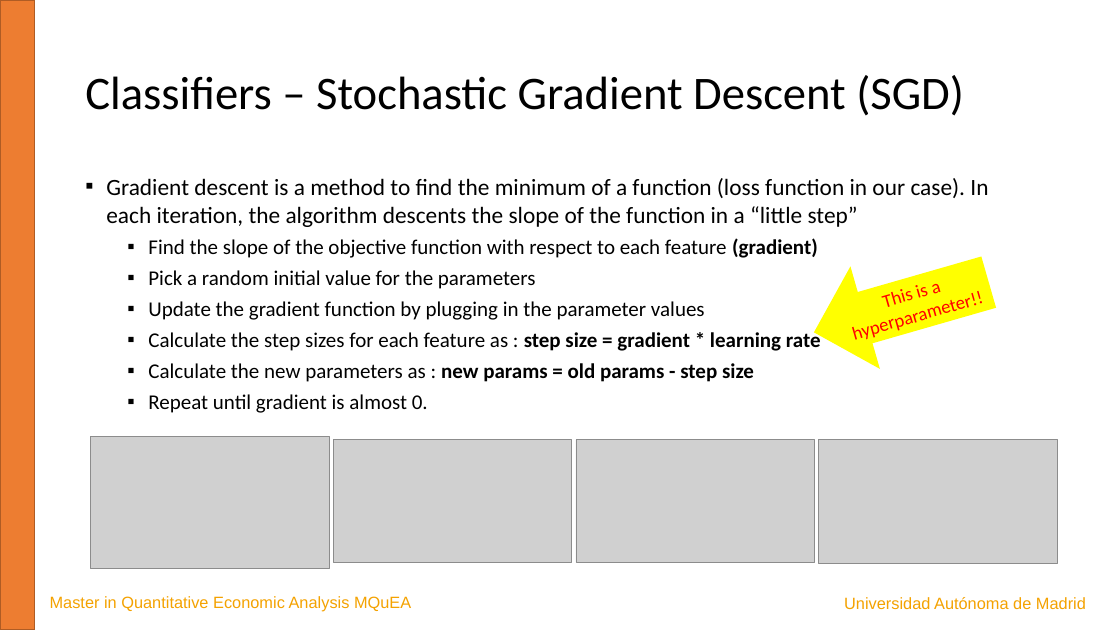
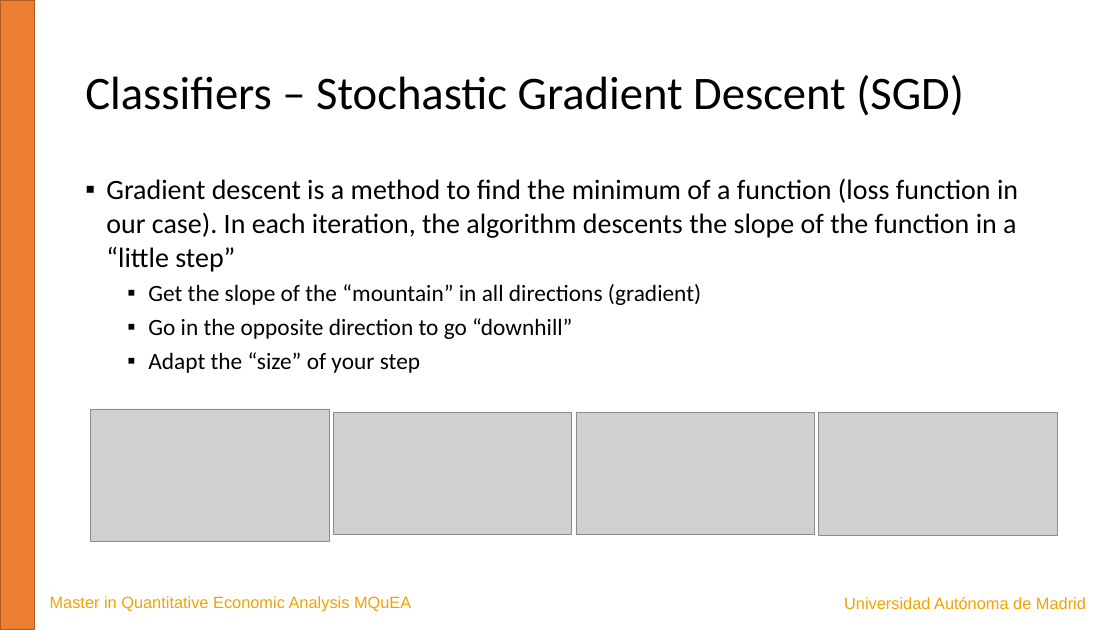
Before and after one commit to JavierBas/IMLEF-MQuEA, a slide deck: slide 11 of Course content/Slides/Topic 4 - Classification.pptx (slide 8 before the commit). Drawn at 1120x630 pixels with LibreOffice and Linux fonts; fonts in the diff are those of the drawing; grey boxes stand for pictures. Boxes give left, top, right and bottom in pixels: in the first picture for what was removed or moved away, otherwise in the second. Text is boxed around its words. In the diff, an @@ line names an element or a change of style, - is before the commit and + after.

Commit message:
Changes in slides

```diff
--- a/Course content/Slides/Topic 4 - Classification.pptx
+++ b/Course content/Slides/Topic 4 - Classification.pptx
@@ text at [106,178,1018,272]: size 20 to 24 pt in "Gradient descent is a method to find ..." @@
@@ left arrow removed at [800,231,1004,384] @@
-This is a hyperparameter!!
@@ text at [148,284,701,373]: text changed; size 18 to 20 pt @@
-  ▪ Find the slope of the objective function with respect to each feature (gradient)
-  ▪ Pick a random initial value for the parameters
-  ▪ Update the gradient function by plugging in the parameter values
-  ▪ Calculate the step sizes for each feature as : step size = gradient * learning rate
-  ▪ Calculate the new parameters as : new params = old params - step size
-  ▪ Repeat until gradient is almost 0.
+  ▪ Get the slope of the “mountain” in all directions (gradient)
+  ▪ Go in the opposite direction to go “downhill”
+  ▪ Adapt the “size” of your step
@@ picture: place and size @@
-picture at [91,437,329,569]
+picture at [91,409,329,541]
@@ 3 pictures: place and size @@
-3 pictures at [334,440,1058,564]
+3 pictures at [334,413,1058,536]
```
Also in this commit, not shown: 8 other slides changed, 1 slide removed, 1 other file.
